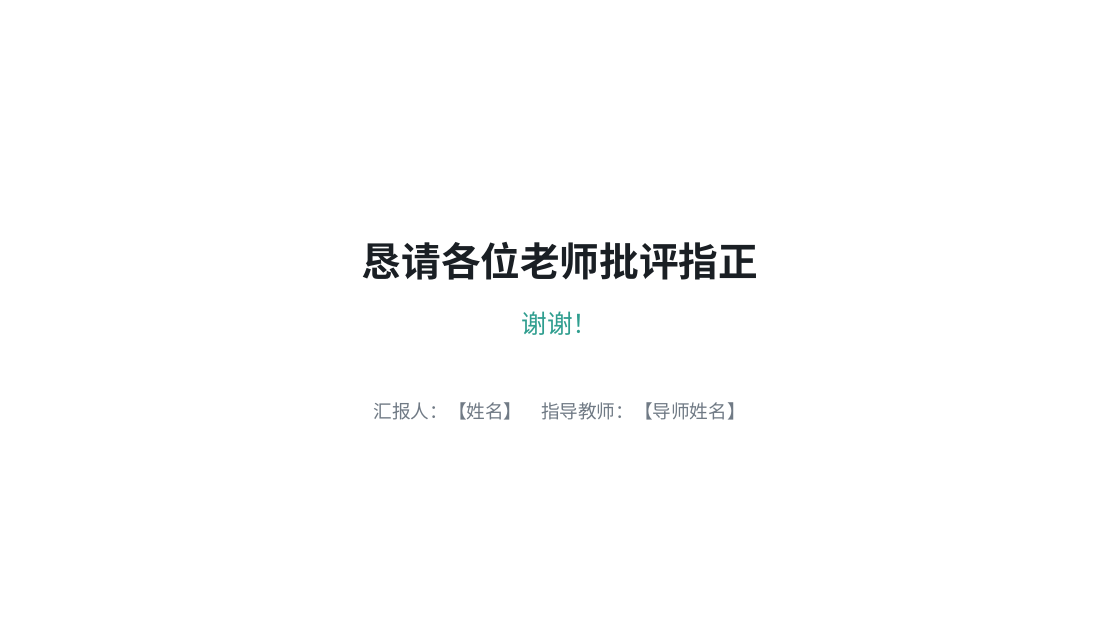
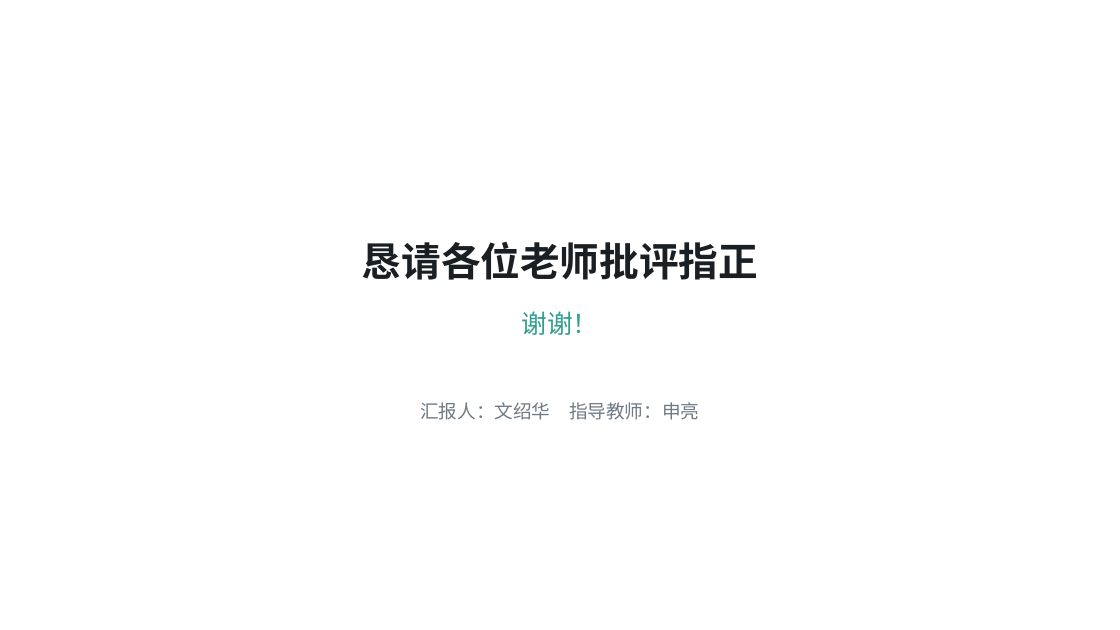
Before and after one commit to mqgg5630-cyber/zhongqi, a slide deck: slide 16 of deliverable/versions/中期答辩_B_极简线框.pptx. Drawn at 1120x630 pixels with LibreOffice and Linux fonts; fonts in the diff are those of the drawing. Boxes give left, top, right and bottom in pixels: in the first picture for what was removed or moved away, otherwise in the second. Text is boxed around its words. In the diff, an @@ line names an element or a change of style, - is before the commit and + after.

```diff
--- a/deliverable/versions/中期答辩_B_极简线框.pptx
+++ b/deliverable/versions/中期答辩_B_极简线框.pptx
@@ text at [420, 402, 699, 420]: text changed @@
-汇报人：【姓名】 指导教师：【导师姓名】
+汇报人：文绍华 指导教师：申亮
```
Also in this commit, not shown: 1 other slide changed, 30 other files.
